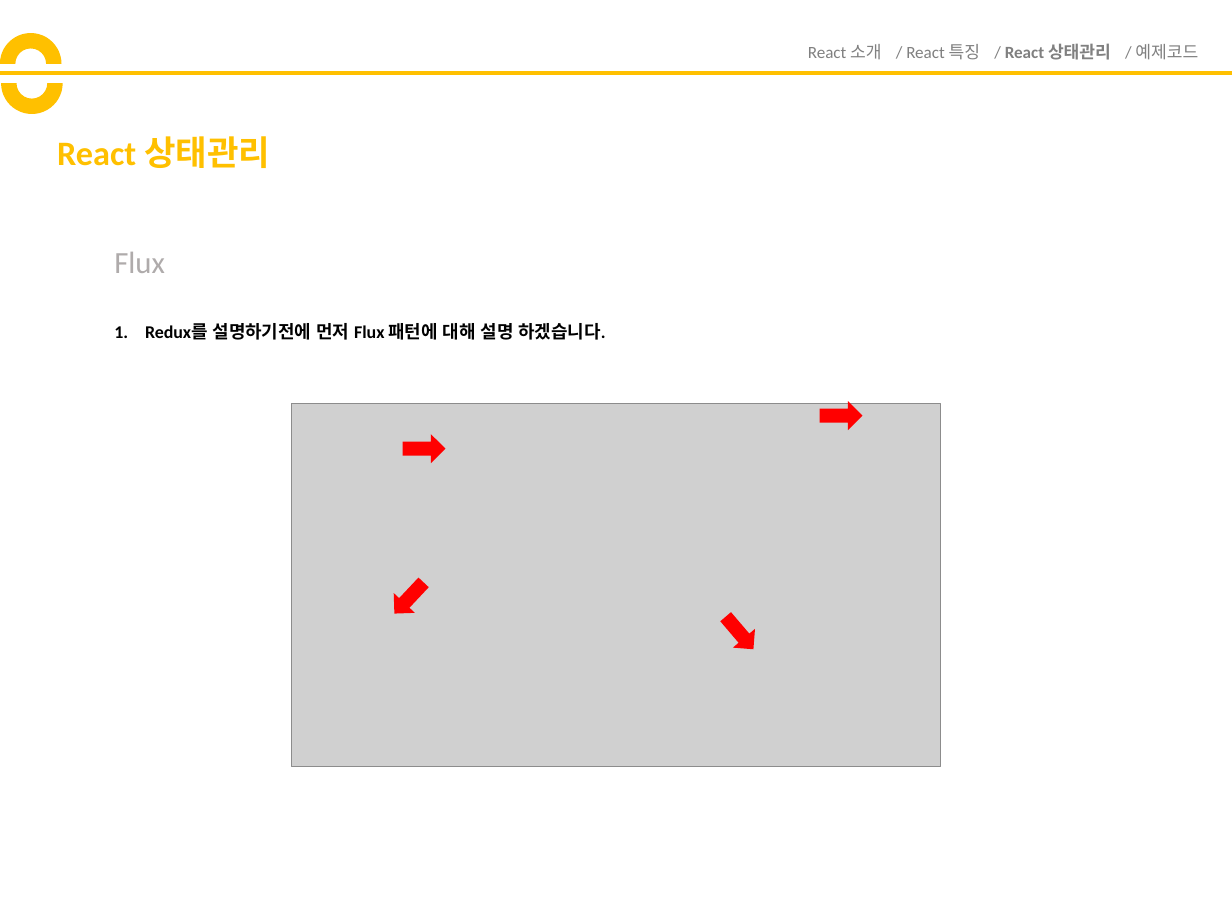
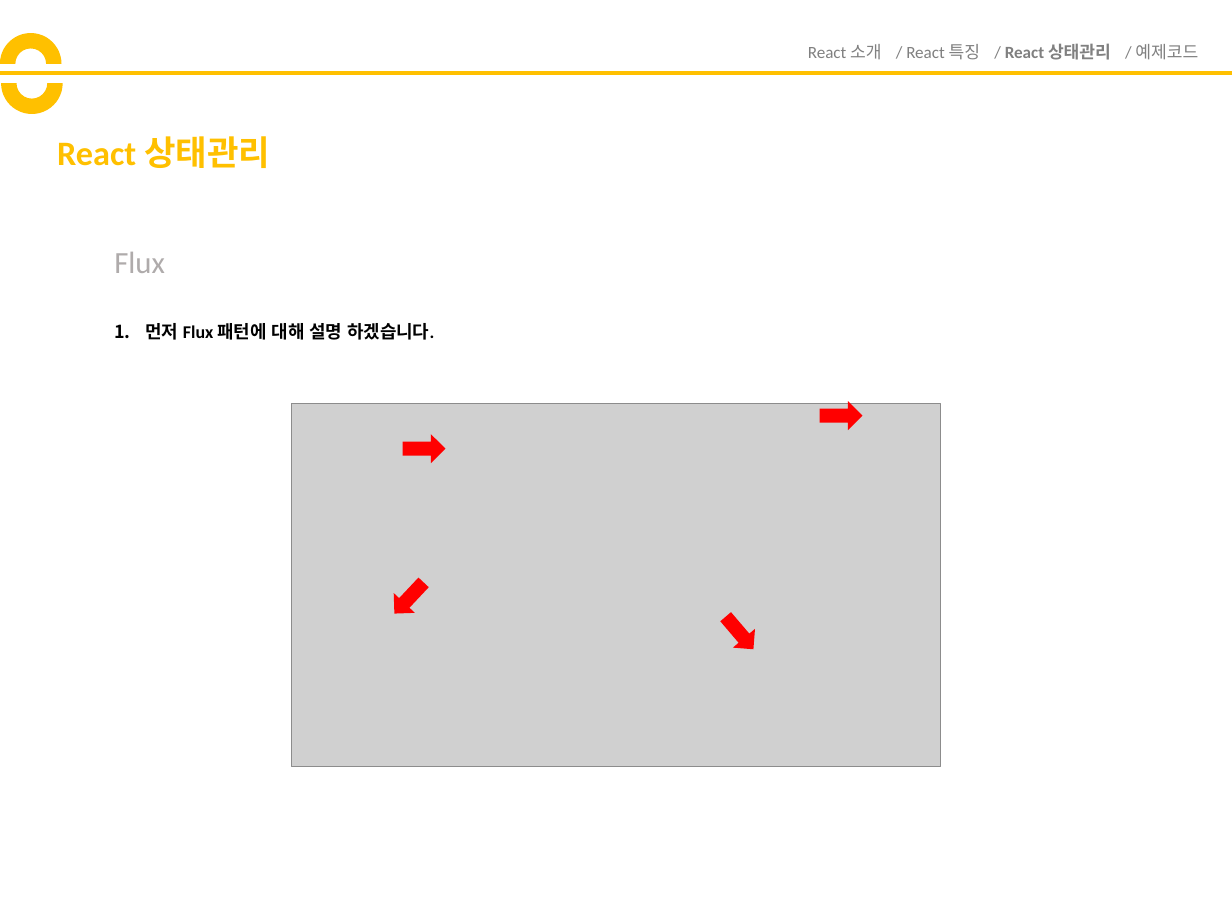
Before and after one commit to yuhyunjae12/ReactStudy, a slide deck: slide 8 of React발표자료.pptx. Drawn at 1232x924 pixels with LibreOffice and Linux fonts; fonts in the diff are those of the drawing; grey boxes stand for pictures. Boxes give left, top, right and bottom in pixels: in the first picture for what was removed or moved away, otherwise in the second. Text is boxed around its words. In the diff, an @@ line names an element or a change of style, - is before the commit and + after.

```diff
--- a/React발표자료.pptx
+++ b/React발표자료.pptx
@@ text at (145, 323, 434, 340): text changed @@
-1. Redux를 설명하기전에 먼저 Flux 패턴에 대해 설명 하겠습니다.
+1. 먼저 Flux 패턴에 대해 설명 하겠습니다.
```
Also in this commit, not shown: 3 other slides changed.
